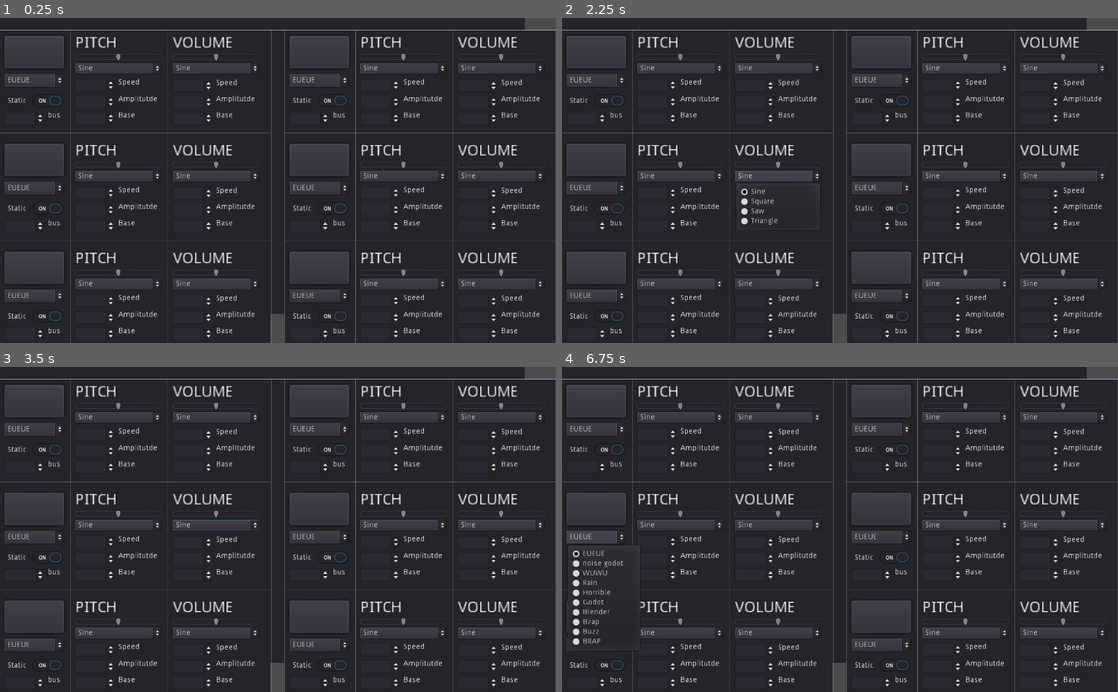
Above: before the commit, frames 1-4 (two rows, left to right).
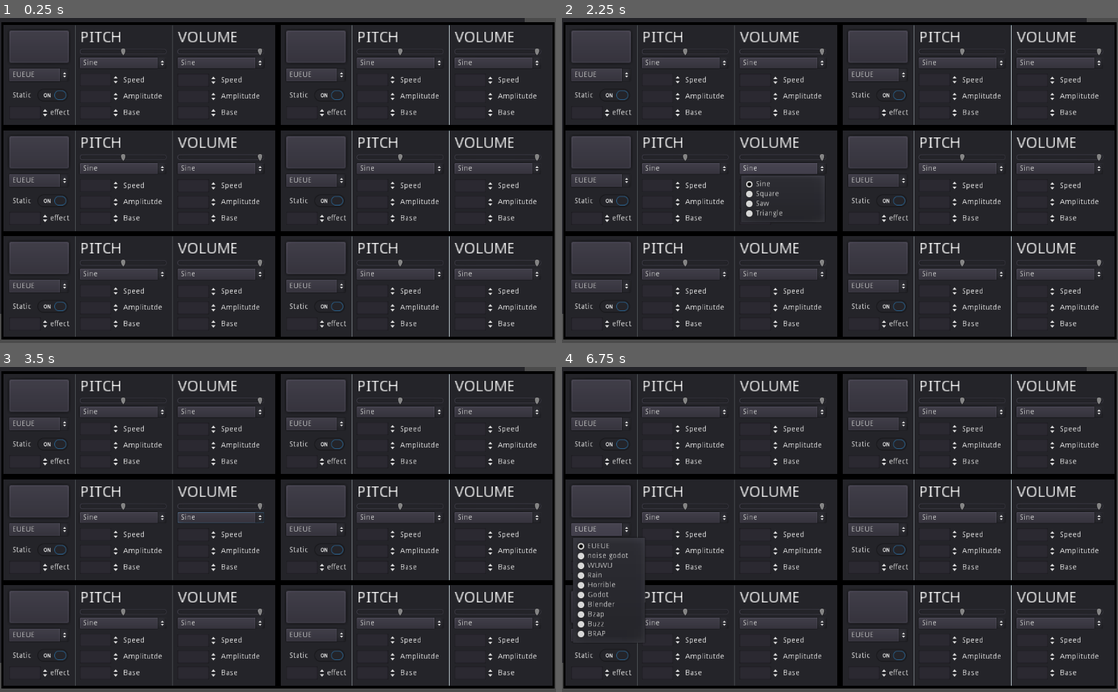
Above: after the commit, the same moments.

Repository: cis-ash/Audiotoy
Game: Godot game, scene res://Scenes/Main.tscn
Same seed, same stepped clock (60 frames per second), same inputs: the game is played once before the commit and once after it.
Inputs (mouse positions are in pixels of both pictures, inside the frame that each line leads up to):
- Up to frame 1 (0.25 s): no input
- Up to frame 2 (2.25 s): click "EUEUE" at 0.5 s; click (595, 161) at 1.27 s; click "Sine" at 2 s
- Up to frame 3 (3.5 s): click "Static" at 2.75 s
- Up to frame 4 (6.75 s): click "EUEUE" at 3.5 s; click (595, 510) at 4.27 s; click "Sine" at 5 s; click "Static" at 5.75 s; click "EUEUE" at 6.5 s

The runs differ from the first frame. In frame 1, 26% of the frame differs, in the area x 0-100%, y 1-100%; in frame 2, 26%; in frame 3, 26%; in frame 4, 26%.

Commit message:
added pretty borders

Diff:
--- a/Scenes/Main.tscn
+++ b/Scenes/Main.tscn
@@ -19,14 +19,48 @@
 size_flags_horizontal = 1
 size_flags_vertical = 1
 
-[node name="Couple2" type="Control" parent="Panel" index="0"]
+[node name="Couple" type="Control" parent="Panel" index="0"]
 
 anchor_left = 0.0
 anchor_top = 0.0
 anchor_right = 0.0
 anchor_bottom = 0.0
-margin_top = 223.0
-margin_bottom = 223.0
+margin_left = 7.0
+margin_top = 23.0
+margin_right = 7.0
+margin_bottom = 23.0
+rect_pivot_offset = Vector2( 0, 0 )
+rect_clip_content = false
+mouse_filter = 0
+mouse_default_cursor_shape = 0
+size_flags_horizontal = 1
+size_flags_vertical = 1
+
+[node name="Control" parent="Panel/Couple" index="0" instance=ExtResource( 1 )]
+
+anchor_right = 0.0
+anchor_bottom = 0.0
+margin_right = 0.0
+margin_bottom = 0.0
+
+[node name="Control2" parent="Panel/Couple" index="1" instance=ExtResource( 1 )]
+
+anchor_right = 0.0
+anchor_bottom = 0.0
+margin_left = 510.0
+margin_right = 510.0
+margin_bottom = 0.0
+
+[node name="Couple2" type="Control" parent="Panel" index="1"]
+
+anchor_left = 0.0
+anchor_top = 0.0
+anchor_right = 0.0
+anchor_bottom = 0.0
+margin_left = 7.0
+margin_top = 219.0
+margin_right = 7.0
+margin_bottom = 219.0
 rect_pivot_offset = Vector2( 0, 0 )
 rect_clip_content = false
 mouse_filter = 0
@@ -38,29 +72,29 @@
 
 anchor_right = 0.0
 anchor_bottom = 0.0
-margin_left = -2.0
 margin_top = -1.0
-margin_right = -2.0
+margin_right = 0.0
 margin_bottom = -1.0
 
 [node name="Control2" parent="Panel/Couple2" index="1" instance=ExtResource( 1 )]
 
 anchor_right = 0.0
 anchor_bottom = 0.0
-margin_left = 523.0
+margin_left = 510.0
 margin_top = -1.0
-margin_right = 523.0
+margin_right = 510.0
 margin_bottom = -1.0
 
-[node name="Couple3" type="Control" parent="Panel" index="1"]
+[node name="Couple3" type="Control" parent="Panel" index="2"]
 
-editor/display_folded = true
 anchor_left = 0.0
 anchor_top = 0.0
 anchor_right = 0.0
 anchor_bottom = 0.0
-margin_top = 362.0
-margin_bottom = 362.0
+margin_left = 8.0
+margin_top = 354.0
+margin_right = 8.0
+margin_bottom = 354.0
 rect_pivot_offset = Vector2( 0, 0 )
 rect_clip_content = false
 mouse_filter = 0
@@ -72,66 +106,16 @@
 
 anchor_right = 0.0
 anchor_bottom = 0.0
-margin_left = -2.0
+margin_left = -1.0
 margin_top = 59.0
-margin_right = -2.0
+margin_right = -1.0
 margin_bottom = 59.0
 
 [node name="Control2" parent="Panel/Couple3" index="1" instance=ExtResource( 1 )]
 
 anchor_right = 0.0
 anchor_bottom = 0.0
-margin_left = 523.0
+margin_left = 509.0
 margin_top = 59.0
-margin_right = 523.0
+margin_right = 509.0
 margin_bottom = 59.0
-
-[node name="Couple" type="Control" parent="Panel" index="2"]
-
-anchor_left = 0.0
-anchor_top = 0.0
-anchor_right = 0.0
-anchor_bottom = 0.0
-margin_top = 24.0
-margin_bottom = 24.0
-rect_pivot_offset = Vector2( 0, 0 )
-rect_clip_content = false
-mouse_filter = 0
-mouse_default_cursor_shape = 0
-size_flags_horizontal = 1
-size_flags_vertical = 1
-
-[node name="Control" parent="Panel/Couple" index="0" instance=ExtResource( 1 )]
-
-anchor_right = 0.0
-anchor_bottom = 0.0
-margin_left = -2.0
-margin_top = -1.0
-margin_right = -2.0
-margin_bottom = -1.0
-
-[node name="Control2" parent="Panel/Couple" index="1" instance=ExtResource( 1 )]
-
-anchor_right = 0.0
-anchor_bottom = 0.0
-margin_left = 523.0
-margin_top = -1.0
-margin_right = 523.0
-margin_bottom = -1.0
-
-[node name="HSeparator" type="HSeparator" parent="Panel/Couple" index="2"]
-
-anchor_left = 0.0
-anchor_top = 0.0
-anchor_right = 0.0
-anchor_bottom = 0.0
-margin_left = -2.0
-margin_top = -3.0
-margin_right = 1152.0
-margin_bottom = 1.0
-rect_pivot_offset = Vector2( 0, 0 )
-rect_clip_content = false
-mouse_filter = 0
-mouse_default_cursor_shape = 0
-size_flags_horizontal = 1
-size_flags_vertical = 1
--- a/Scenes/Soundmaker.gd
+++ b/Scenes/Soundmaker.gd
@@ -8,7 +8,7 @@
 var is_static = true
 var selected_volume_animation = 1
 var selected_bus = 0
-
+var bordercolor = Color()
 
 var volume_amplitude = 0.0
 var pitch_amplitude = 0.0
@@ -18,6 +18,13 @@
 var pitch_base = 0.0
 var actual_pitch = 0.0
 var actual_volume = 0.0
+
+export var high_pitch_color = Color()
+export var Low_pitch_color = Color()
+var lowest_pitch = -10
+var highest_pitch = 20
+var lowest_volume = -40
+var highest_volume = 0
 # class member variables go here, for example:
 # var a = 2
 # var b = "textvar"
@@ -30,16 +37,30 @@
 	pass
 
 func _process(delta):
+	var sample = get_node(samples[selected_sample])
 	if is_static:
 		actual_volume = $Container/Panel/Volume.value
+		actual_pitch = $Container/Panel/Pitch.value
 		$Container/Panel/Volume.editable = true
 		$Container/Panel/Pitch.editable = true
 		$Pitch_animation.playback_speed = 0
 		$Volume_animation.playback_speed = 0
+
 		if $Container/Panel/Pitch.value>=0:
 			applied_pitch = 1*($Container/Panel/Pitch.value+1)
 		else:
 			applied_pitch = 1/(-$Container/Panel/Pitch.value+1)
+
+		if sample.playing == true:
+			var blendfactor = ($Container/Panel/Pitch.value - lowest_pitch)/(highest_pitch - lowest_pitch)
+			var brightnes = (actual_volume - lowest_volume)/(highest_volume - lowest_volume)
+			bordercolor.r = (Low_pitch_color.r*blendfactor + high_pitch_color.r*(1-blendfactor))*brightnes
+			bordercolor.g = (Low_pitch_color.g*blendfactor + high_pitch_color.g*(1-blendfactor))*brightnes
+			bordercolor.b = (Low_pitch_color.b*blendfactor + high_pitch_color.b*(1-blendfactor))*brightnes
+		else:
+			bordercolor.r = 0
+			bordercolor.b = 0
+			bordercolor.g = 0
 	else:
 		volume_amplitude = $Container/Panel/Volume/Amplitude.value
 		volume_speed = $Container/Panel/Volume/Speed.value
@@ -61,16 +82,37 @@
 		if pitch>=0:
 			applied_pitch = 1*(actual_pitch+1)
 		else:
-			applied_pitch = 1/(-actual_pitch+1)
+			applied_pitch = 1/(abs(actual_pitch)+1)
 
-
-	var sample = get_node(samples[selected_sample])
+#		if sample.playing == true:
+#			var blendfactor = (actual_pitch - lowest_pitch)/(highest_pitch - lowest_pitch)
+#			var brightnes = (actual_volume - lowest_volume)/(highest_volume - lowest_volume)
+#			bordercolor.r = (Low_pitch_color.r*blendfactor + high_pitch_color.r*(1-blendfactor))*brightnes
+#			bordercolor.g = (Low_pitch_color.g*blendfactor + high_pitch_color.g*(1-blendfactor))*brightnes
+#			bordercolor.b = (Low_pitch_color.b*blendfactor + high_pitch_color.b*(1-blendfactor))*brightnes
+#		else:
+#			bordercolor.r = 0
+#			bordercolor.b = 0
+#			bordercolor.g = 0
 
 
 
+	if sample.playing == true:
+		var blendfactor = (actual_pitch - lowest_pitch)/(highest_pitch - lowest_pitch)
+		var brightnes = (actual_volume - lowest_volume)/(highest_volume - lowest_volume)
+		bordercolor.r = (Low_pitch_color.r*blendfactor + high_pitch_color.r*(1-blendfactor))*brightnes
+		bordercolor.g = (Low_pitch_color.g*blendfactor + high_pitch_color.g*(1-blendfactor))*brightnes
+		bordercolor.b = (Low_pitch_color.b*blendfactor + high_pitch_color.b*(1-blendfactor))*brightnes
+	else:
+		bordercolor.r = 0
+		bordercolor.b = 0
+		bordercolor.g = 0
 
-	print(pitch)
-	print(volume)
+	$Container/Panel/Polygon2D.color = bordercolor
+
+	print("---")
+	print(actual_pitch)
+	print(actual_volume)
 
 	sample.pitch_scale = max(applied_pitch,0)
 	sample.volume_db = actual_volume
--- a/Scenes/drone.tscn
+++ b/Scenes/drone.tscn
@@ -34,7 +34,7 @@
 [sub_resource type="Animation" id=2]
 
 resource_name = "sine"
-length = 1.0
+length = 1.2
 loop = true
 step = 0.05
 tracks/0/type = "value"
@@ -44,10 +44,10 @@
 tracks/0/imported = false
 tracks/0/enabled = true
 tracks/0/keys = {
-"times": PoolRealArray( 0, 0.25, 0.5, 0.75 ),
-"transitions": PoolRealArray( 1, 1, 1, 1 ),
+"times": PoolRealArray( 0, 0.1, 0.3, 0.5, 0.6, 0.7, 0.9, 1.1 ),
+"transitions": PoolRealArray( 1, 1, 1, 1, 1, 1, 1, 1 ),
 "update": 0,
-"values": [ 0.0, 1.0, 0.0, -1.0 ]
+"values": [ 0.0, 0.5, 1.0, 0.5, 0.0, -0.5, -1.0, -0.5 ]
 }
 
 [sub_resource type="Animation" id=3]
@@ -110,9 +110,9 @@
 [sub_resource type="Animation" id=6]
 
 resource_name = "sine"
-length = 1.0
+length = 1.2
 loop = true
-step = 0.08
+step = 0.05
 tracks/0/type = "value"
 tracks/0/path = NodePath(".:pitch")
 tracks/0/interp = 2
@@ -120,10 +120,10 @@
 tracks/0/imported = false
 tracks/0/enabled = true
 tracks/0/keys = {
-"times": PoolRealArray( 0, 0.25, 0.5, 0.75 ),
-"transitions": PoolRealArray( 1, 1, 1, 1 ),
+"times": PoolRealArray( 0, 0.1, 0.3, 0.5, 0.6, 0.7, 0.9, 1.1 ),
+"transitions": PoolRealArray( 1, 1, 1, 1, 1, 1, 1, 1 ),
 "update": 0,
-"values": [ 0.0, 1.0, 0.0, -1.0 ]
+"values": [ 0.0, 0.5, 1.0, 0.5, 0.0, -0.5, -1.0, -0.5 ]
 }
 
 [sub_resource type="Animation" id=7]
@@ -186,6 +186,8 @@
 script = ExtResource( 1 )
 volume = 0.0
 pitch = 0.0
+high_pitch_color = Color( 0.172549, 0.909804, 0.960784, 1 )
+Low_pitch_color = Color( 1, 0, 0.266667, 1 )
 
 [node name="Volume_animation" type="AnimationPlayer" parent="." index="0"]
 
@@ -330,9 +332,9 @@
 anchor_right = 1.0
 anchor_bottom = 1.0
 margin_left = -1.0
-margin_top = -1.0
+margin_top = -11.0
 margin_right = -10.0
-margin_bottom = 38.0
+margin_bottom = 19.0
 rect_pivot_offset = Vector2( 0, 0 )
 rect_clip_content = false
 mouse_filter = 0
@@ -347,9 +349,9 @@
 anchor_right = 0.0
 anchor_bottom = 0.5
 margin_left = 10.0
-margin_top = -19.5
+margin_top = -15.0
 margin_right = 120.0
-margin_bottom = 4.5
+margin_bottom = 9.0
 rect_pivot_offset = Vector2( 0, 0 )
 rect_clip_content = false
 focus_mode = 2
@@ -412,8 +414,8 @@
 mouse_default_cursor_shape = 0
 size_flags_horizontal = 1
 size_flags_vertical = 0
-min_value = -20.0
-max_value = 20.0
+min_value = -40.0
+max_value = 0.0
 step = 0.001
 page = 0.0
 value = 0.0
@@ -453,7 +455,6 @@
 
 [node name="Speed" type="SpinBox" parent="Container/Panel/Volume" index="1"]
 
-editor/display_folded = true
 anchor_left = 0.0
 anchor_top = 0.0
 anchor_right = 0.0
@@ -485,8 +486,9 @@
 anchor_right = 0.0
 anchor_bottom = 0.0
 margin_left = 80.0
+margin_top = 5.0
 margin_right = 174.0
-margin_bottom = 21.0
+margin_bottom = 26.0
 rect_pivot_offset = Vector2( 0, 0 )
 rect_clip_content = false
 mouse_filter = 2
@@ -531,8 +533,9 @@
 anchor_right = 0.0
 anchor_bottom = 0.0
 margin_left = 80.0
+margin_top = 5.0
 margin_right = 174.0
-margin_bottom = 18.0
+margin_bottom = 23.0
 rect_pivot_offset = Vector2( 0, 0 )
 rect_clip_content = false
 mouse_filter = 2
@@ -546,7 +549,6 @@
 
 [node name="Base" type="SpinBox" parent="Container/Panel/Volume" index="3"]
 
-editor/display_folded = true
 anchor_left = 0.0
 anchor_top = 0.0
 anchor_right = 0.0
@@ -560,11 +562,11 @@
 mouse_default_cursor_shape = 0
 size_flags_horizontal = 1
 size_flags_vertical = 1
-min_value = -20.0
-max_value = 20.0
+min_value = -40.0
+max_value = 0.0
 step = 0.1
 page = 0.0
-value = 0.0
+value = -5.0
 exp_edit = false
 rounded = false
 editable = true
@@ -578,8 +580,9 @@
 anchor_right = 0.0
 anchor_bottom = 0.0
 margin_left = 80.0
+margin_top = 5.0
 margin_right = 174.0
-margin_bottom = 18.0
+margin_bottom = 23.0
 rect_pivot_offset = Vector2( 0, 0 )
 rect_clip_content = false
 mouse_filter = 2
@@ -703,8 +706,9 @@
 anchor_right = 0.0
 anchor_bottom = 0.0
 margin_left = 80.0
+margin_top = 6.0
 margin_right = 174.0
-margin_bottom = 21.0
+margin_bottom = 27.0
 rect_pivot_offset = Vector2( 0, 0 )
 rect_clip_content = false
 mouse_filter = 2
@@ -718,7 +722,6 @@
 
 [node name="Amplitude" type="SpinBox" parent="Container/Panel/Pitch" index="2"]
 
-editor/display_folded = true
 anchor_left = 0.0
 anchor_top = 0.0
 anchor_right = 0.0
@@ -750,8 +753,9 @@
 anchor_right = 0.0
 anchor_bottom = 0.0
 margin_left = 80.0
+margin_top = 5.0
 margin_right = 174.0
-margin_bottom = 18.0
+margin_bottom = 23.0
 rect_pivot_offset = Vector2( 0, 0 )
 rect_clip_content = false
 mouse_filter = 2
@@ -796,8 +800,9 @@
 anchor_right = 0.0
 anchor_bottom = 0.0
 margin_left = 80.0
+margin_top = 5.0
 margin_right = 174.0
-margin_bottom = 18.0
+margin_bottom = 23.0
 rect_pivot_offset = Vector2( 0, 0 )
 rect_clip_content = false
 mouse_filter = 2
@@ -892,16 +897,17 @@
 anchor_top = 0.0
 anchor_right = 0.0
 anchor_bottom = 0.0
-margin_left = 80.0
-margin_right = 122.0
-margin_bottom = 18.0
+margin_left = 75.0
+margin_top = 5.0
+margin_right = 117.0
+margin_bottom = 23.0
 rect_pivot_offset = Vector2( 0, 0 )
 rect_clip_content = false
 mouse_filter = 2
 mouse_default_cursor_shape = 0
 size_flags_horizontal = 1
 size_flags_vertical = 4
-text = "bus"
+text = "effect"
 percent_visible = 1.0
 lines_skipped = 0
 max_lines_visible = -1
@@ -914,24 +920,7 @@
 anchor_bottom = 0.0
 margin_left = 130.0
 margin_right = 134.0
-margin_bottom = 200.0
-rect_pivot_offset = Vector2( 0, 0 )
-rect_clip_content = false
-mouse_filter = 0
-mouse_default_cursor_shape = 0
-size_flags_horizontal = 1
-size_flags_vertical = 1
-
-[node name="HSeparator" type="HSeparator" parent="Container/Panel/VSeparator" index="0"]
-
-anchor_left = 0.0
-anchor_top = 0.0
-anchor_right = 0.0
-anchor_bottom = 0.0
-margin_left = -129.0
-margin_top = 185.0
-margin_right = 371.0
-margin_bottom = 195.0
+margin_bottom = 190.0
 rect_pivot_offset = Vector2( 0, 0 )
 rect_clip_content = false
 mouse_filter = 0
@@ -947,7 +936,7 @@
 anchor_bottom = 0.0
 margin_left = 309.0
 margin_right = 313.0
-margin_bottom = 200.0
+margin_bottom = 185.0
 rect_pivot_offset = Vector2( 0, 0 )
 rect_clip_content = false
 mouse_filter = 0
@@ -961,30 +950,30 @@
 anchor_top = 0.0
 anchor_right = 0.0
 anchor_bottom = 0.0
-margin_left = 500.0
-margin_right = 504.0
-margin_bottom = 200.0
-rect_pivot_offset = Vector2( 0, 0 )
-rect_clip_content = false
-mouse_filter = 0
-mouse_default_cursor_shape = 0
-size_flags_horizontal = 1
-size_flags_vertical = 1
-
-[node name="VSeparator4" type="VSeparator" parent="Container/Panel" index="9"]
-
-anchor_left = 0.0
-anchor_top = 0.0
-anchor_right = 0.0
-anchor_bottom = 0.0
-margin_right = 4.0
-margin_bottom = 200.0
-rect_pivot_offset = Vector2( 0, 0 )
-rect_clip_content = false
-mouse_filter = 0
-mouse_default_cursor_shape = 0
-size_flags_horizontal = 1
-size_flags_vertical = 1
+margin_left = 309.0
+margin_right = 313.0
+margin_bottom = 190.0
+rect_pivot_offset = Vector2( 0, 0 )
+rect_clip_content = false
+mouse_filter = 0
+mouse_default_cursor_shape = 0
+size_flags_horizontal = 1
+size_flags_vertical = 1
+
+[node name="Polygon2D" type="Polygon2D" parent="Container/Panel" index="9"]
+
+polygon = PoolVector2Array( -5, 0, -5, 190, 505, 190, 505, -5, -5, -5, -5, 0, 0, 0, 500, 0, 500, 185, 0, 185, 0, 0 )
+uv = PoolVector2Array(  )
+color = Color( 1, 1, 1, 1 )
+vertex_colors = PoolColorArray(  )
+offset = Vector2( 0, 0 )
+antialiased = false
+texture = null
+texture_offset = Vector2( 0, 0 )
+texture_scale = Vector2( 1, 1 )
+texture_rotation_degrees = 0.0
+invert_enable = false
+invert_border = 100.0
 
 [connection signal="item_selected" from="Container/Panel/Sample selector" to="." method="_on_Sample_selector_item_selected"]
 
--- a/default_bus_layout.tres
+++ b/default_bus_layout.tres
@@ -27,6 +27,11 @@
 rate_hz = 0.5
 feedback = 0.7
 depth = 1.0
+
+[sub_resource type="AudioEffectAmplify" id=11]
+
+resource_name = "Amplify"
+volume_db = -5.0
 
 [sub_resource type="AudioEffectChorus" id=4]
 
@@ -102,6 +107,11 @@
 wet = 0.24
 _sections_unfolded = [ "Predelay" ]
 
+[sub_resource type="AudioEffectAmplify" id=12]
+
+resource_name = "Amplify"
+volume_db = -5.0
+
 [sub_resource type="AudioEffectPanner" id=10]
 
 resource_name = "Panner"
@@ -131,6 +141,8 @@
 bus/2/send = "Master"
 bus/2/effect/0/effect = SubResource( 3 )
 bus/2/effect/0/enabled = true
+bus/2/effect/1/effect = SubResource( 11 )
+bus/2/effect/1/enabled = true
 bus/3/name = "New Bus 3"
 bus/3/solo = false
 bus/3/mute = false
@@ -179,6 +191,8 @@
 bus/8/send = "Master"
 bus/8/effect/0/effect = SubResource( 9 )
 bus/8/effect/0/enabled = true
+bus/8/effect/1/effect = SubResource( 12 )
+bus/8/effect/1/enabled = true
 bus/9/name = "New Bus 9"
 bus/9/solo = false
 bus/9/mute = false
Not shown: 1 places in default_bus_layout.tres that only renumber resources
Not shown, added: export_presets.cfg
